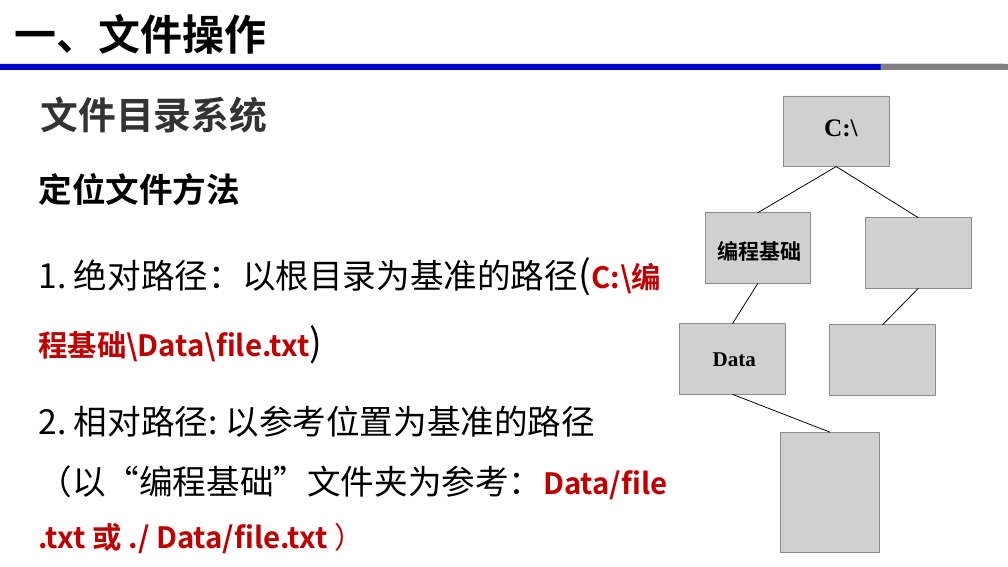
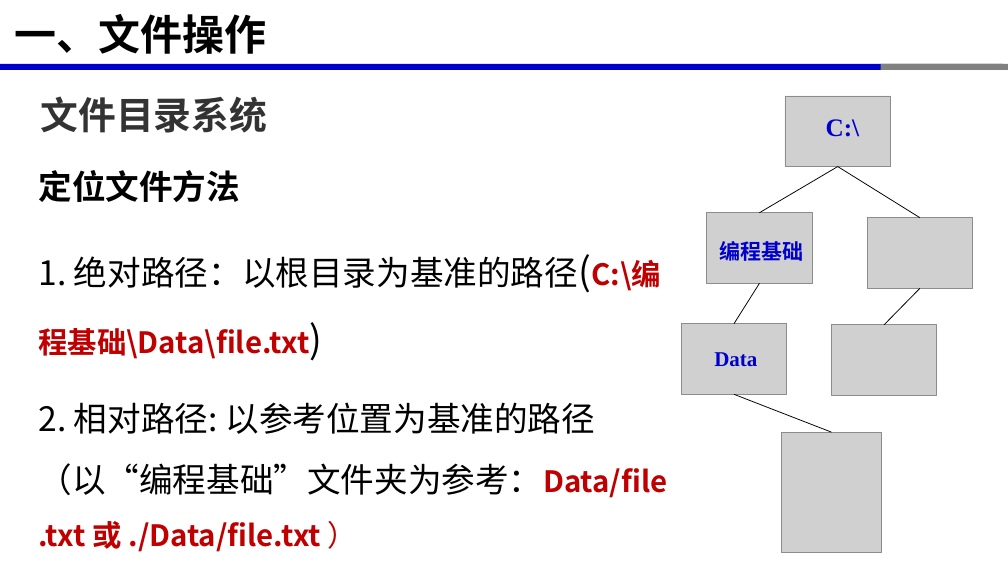
Before and after one commit to xinluo2018/programming-basics, a slide deck: slide 6 of 第5章-文件操作与异常处理/第5章-文件操作与异常处理.pptx. Drawn at 1008x567 pixels with LibreOffice and Linux fonts; fonts in the diff are those of the drawing; grey boxes stand for pictures. Boxes give left, top, right and bottom in pixels: in the first picture for what was removed or moved away, otherwise in the second. Text is boxed around its words. In the diff, an @@ line names an element or a change of style, - is before the commit and + after.

```diff
--- a/第5章-文件操作与异常处理/第5章-文件操作与异常处理.pptx
+++ b/第5章-文件操作与异常处理/第5章-文件操作与异常处理.pptx
@@ text "C:\" at (826, 119, 860, 137): text colour #000000 to #0000CC @@
@@ text "编程基础" at (719, 238, 803, 264): font Times New Roman to Noto Sans CJK SC, text colour #000000 to #0000CC @@
@@ text "Data" at (714, 352, 757, 366): text colour #000000 to #0000CC @@
@@ text at (38, 402, 667, 552): spaces changed @@
-2. 相对路径: 以参考位置为基准的路径（以“编程基础”文件夹为参考：Data/file.txt 或 ./ Data/file.txt ）
+2. 相对路径: 以参考位置为基准的路径（以“编程基础”文件夹为参考：Data/file.txt 或 ./Data/file.txt ）
```
Also in this commit, not shown: 6 other slides changed, 11 other files.
